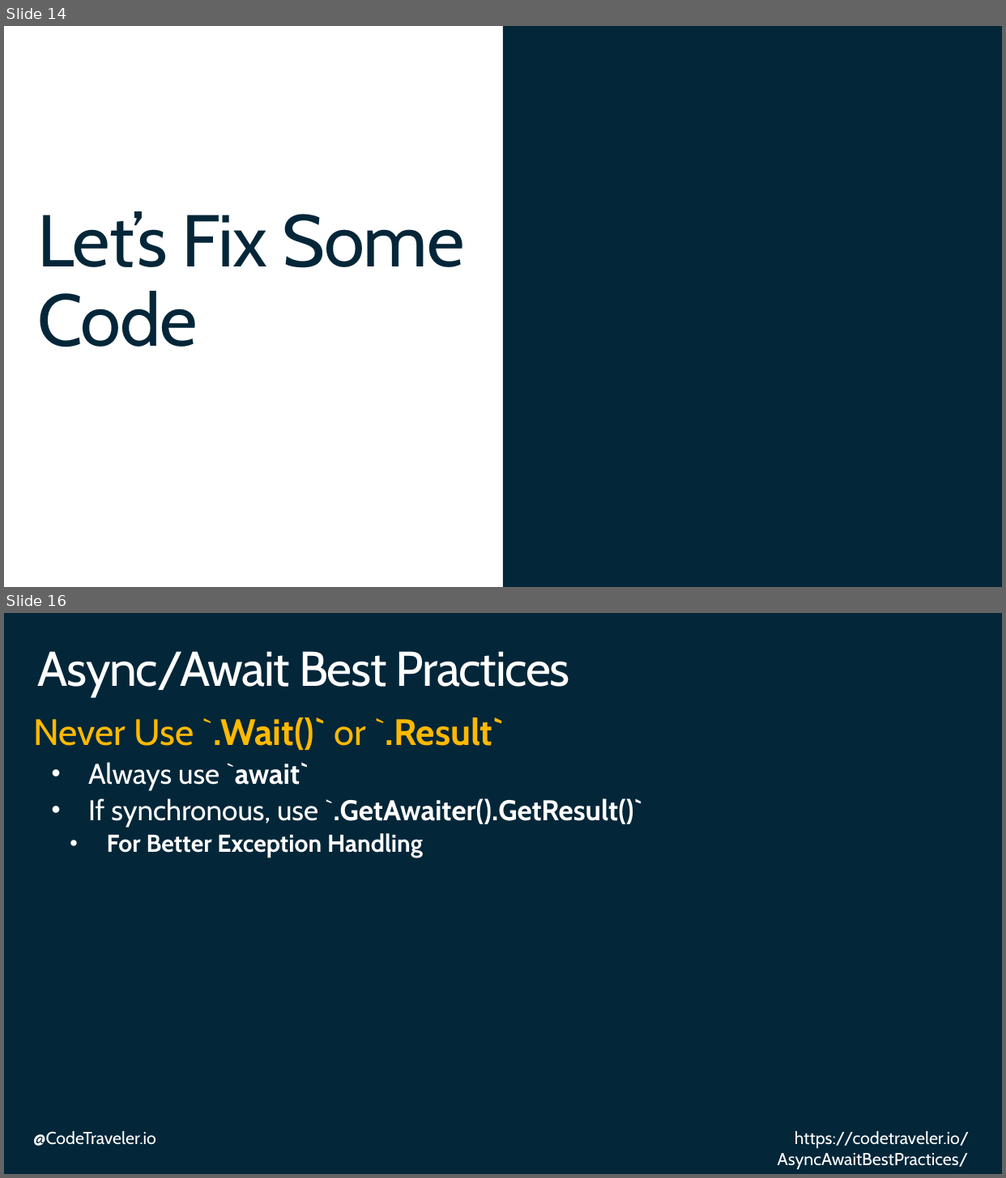
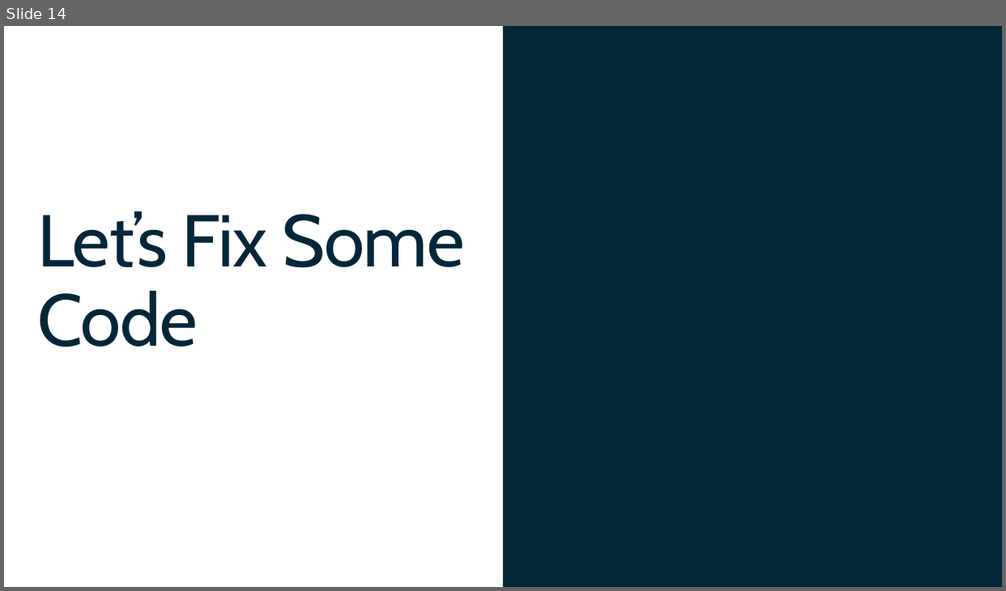
Before and after one commit to TheCodeTraveler/BecomeAnExpertWithAsyncAwait, a slide deck: 1. Thread Switching and Compiler Generatoed Code/ThreadSwitchingAndCompilerGeneratedCode.pptx. Shown one above the other, each under a label of ours: slides 14 and 16 before the commit, slide 14 after it; the slides between them are not shown. The pictures are 1006x1178 and 1006x591 pixels, drawn with LibreOffice and Linux fonts; fonts in the diff are those of the drawing; background and template pictures are left out. Boxes give left, top, right and bottom in pixels: in the first picture for what was removed or moved away, otherwise in the second. Text is boxed around its words. In the diff, an @@ line names an element or a change of style, - is before the commit and + after.

```diff
--- a/1. Thread Switching and Compiler Generatoed Code/ThreadSwitchingAndCompilerGeneratedCode.pptx
+++ b/1. Thread Switching and Compiler Generatoed Code/ThreadSwitchingAndCompilerGeneratedCode.pptx
@@ slide 16 removed at bbox=[4, 613, 1002, 1174], background #042639 @@
@@ title removed at bbox=[38, 651, 570, 696] @@
-Async/Await Best Practices
@@ text removed at bbox=[33, 717, 642, 858] @@
-Never Use `.Wait()` or `.Result`
-  • Always use `await`
-  • If synchronous, use `.GetAwaiter().GetResult()`
-    • For Better Exception Handling
@@ text removed at bbox=[33, 1131, 156, 1146] @@
-@CodeTraveler.io
@@ text removed at bbox=[778, 1131, 969, 1170] @@
-https://codetraveler.io/AsyncAwaitBestPractices/
```
Also in this commit, not shown: 12 other slides removed.
